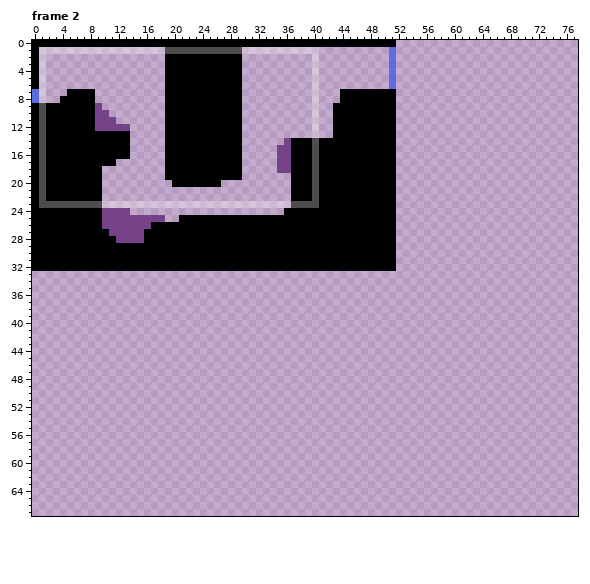
Pixel-art file -- graphics/source/levels.aseprite. The picture above is the old version.
100x100 pixels, 40 frames. Shown: frame 2: x 0..77, y 0..67. The old version is drawn lined up with the new one, on the new canvas. The commit also changed other frames, which this record leaves out.
New version:
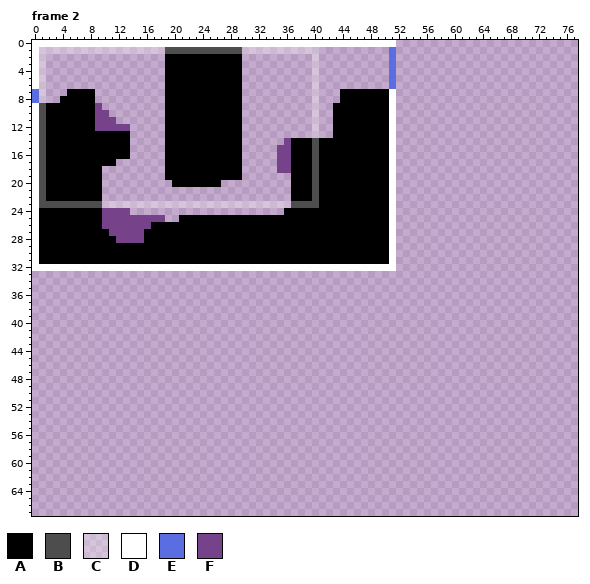
Palette (. is transparent): A #000000  B #4d4d4d  C #ffffff4d  D #ffffff  E #5b6ee1  F #76428a
Change:
canvas 100x100 -> 96x96 (the part of the old canvas that was cut away was empty and is not shown)
Frame 2:
Colour A becomes colour D in row 0 at x 0 to 51; in rows 1 to 6 at x 0; in rows 7 to 8 at x 51; in rows 9 to 31 at x 0 and 51; in row 32 at x 0 to 51.
Where, in picture pixels (left, top, right, bottom), the same in both pictures:
changed: (32, 40, 396, 271)
